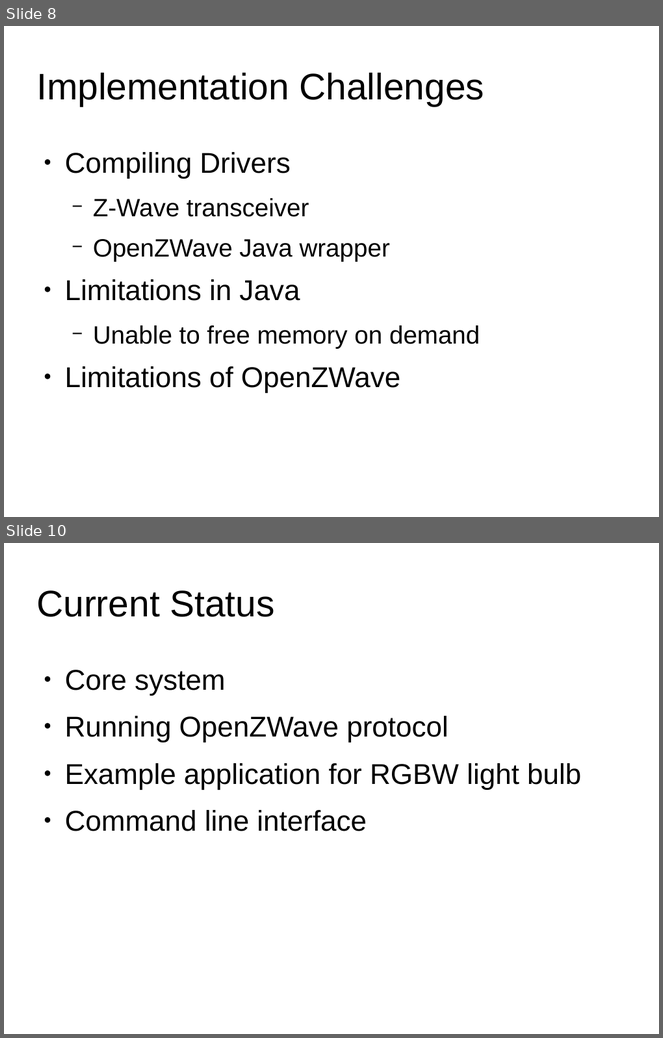
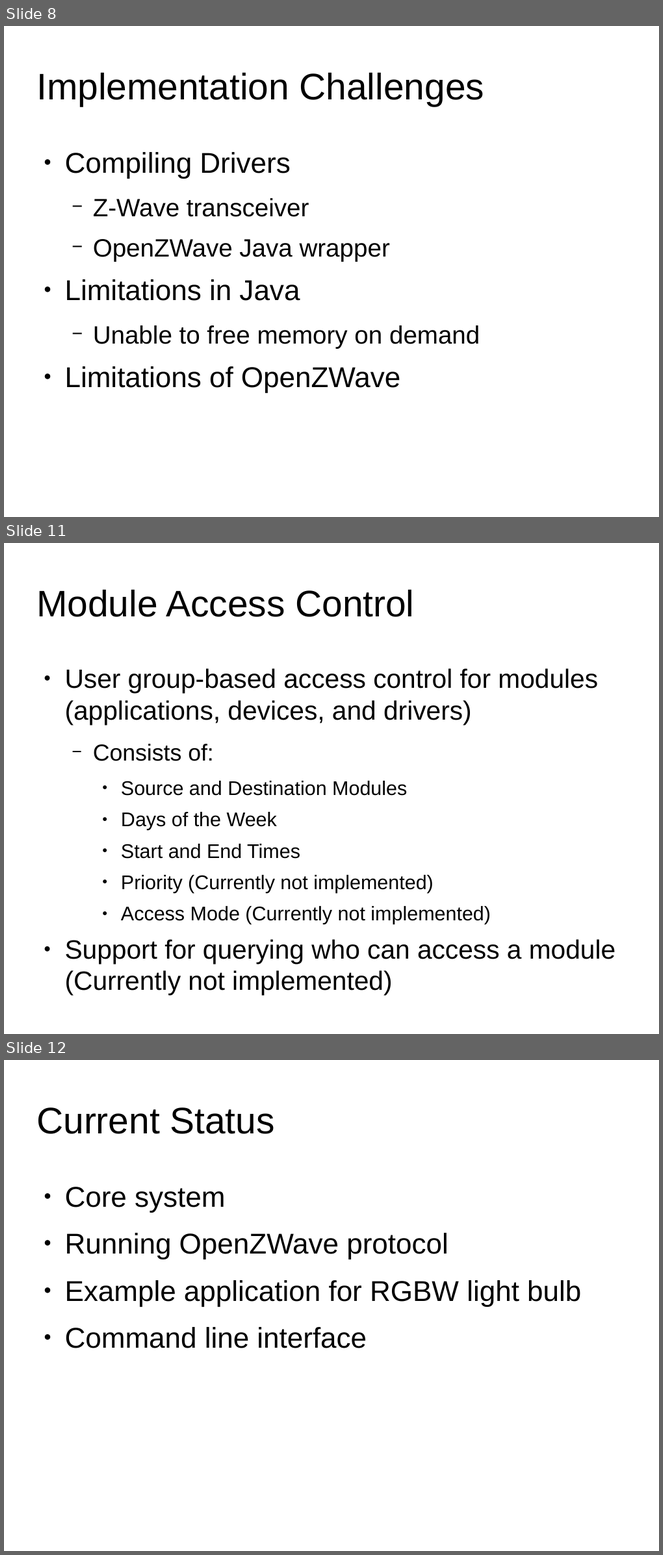
Before and after one commit to 0xCafeDude/crossPlatformAlternativeHomeOS, a slide deck: presentation/presentation.odp. Shown one above the other, each under a label of ours: slides 8 and 10 before the commit, slides 8, 11 and 12 after it; the slides between them are not shown. The pictures are 663x1038 and 663x1555 pixels, drawn with LibreOffice and Linux fonts; fonts in the diff are those of the drawing; background and template pictures are left out. Boxes give left, top, right and bottom in pixels: in the first picture for what was removed or moved away, otherwise in the second. Text is boxed around its words. In the diff, an @@ line names an element or a change of style, - is before the commit and + after.

```diff
--- a/presentation/presentation.odp
+++ b/presentation/presentation.odp
@@ slide 11 added at bbox=[4, 543, 659, 1034], background #FFFFFF @@
@@ title added at bbox=[36, 589, 414, 617], 44.8 pt, text #000000 @@
+Module Access Control
@@ text added at bbox=[65, 668, 616, 995], 32.1 pt, text #000000 @@
+● User group-based access control for modules (applications, devices, and drivers)
+  − Consists of:
+    ● Source and Destination Modules
+    ● Days of the Week
+    ● Start and End Times
+    ● Priority (Currently not implemented)
+    ● Access Mode (Currently not implemented)
+● Support for querying who can access a module (Currently not implemented)
@@ what was slide 10 is now slide 12 @@
```
Also in this commit, not shown: 1 slide changed, 2 other slides added, 1 slide removed.
